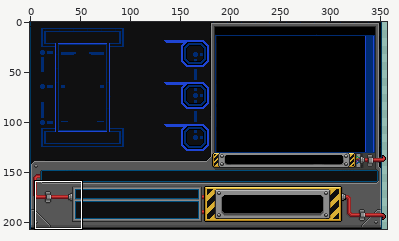
Sprite sheet -- interface/scripted/NpcMenu/panel/body_altered.png. The picture above shows the old version from afar; the outline marks the close-up.
Close-up. Before the commit:
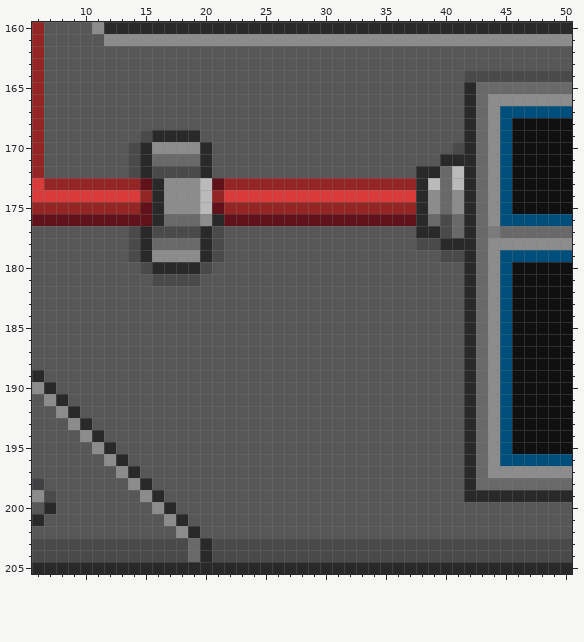
The file is 357x207 pixels. Colours within 5 levels of each other are drawn and written as one. Shown: x 6..50, y 160..205.
The result:
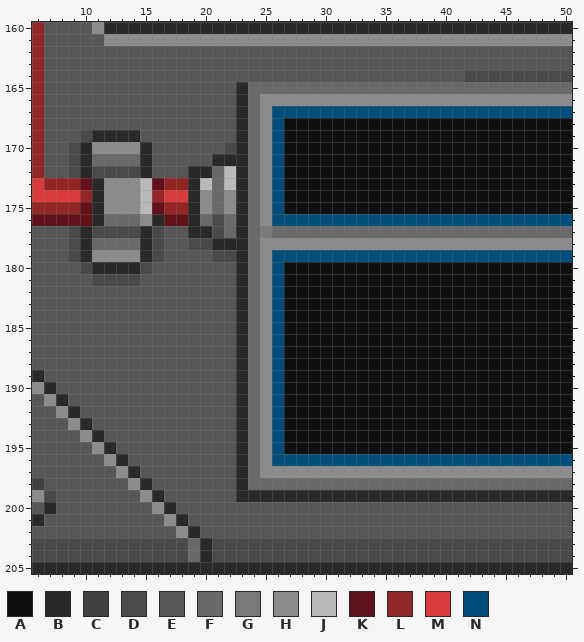
Palette (. is transparent): A #101011  B #292929  C #414143  D #4a4a4a  E #575757  F #696969  G #7b7b7b  H #8c8c8c  J #bababa  K #601119  L #932625  M #d93a3a  N #004e7c
Change:
y 165: x 23..42 EEEEEEEEEEEEEEEEEEEB -> BFFFFFFFFFFFFFFFFFFF
y 166: x 23..43 EEEEEEEEEEEEEEEEEEEBF -> BFHHHHHHHHHHHHHHHHHHH
y 167: x 23..44 EEEEEEEEEEEEEEEEEEEBFH -> BFHNNNNNNNNNNNNNNNNNNN
y 168: x 23..45 EEEEEEEEEEEEEEEEEEEBFHN -> BFHNAAAAAAAAAAAAAAAAAAA
y 169: x 10..19 EEEEEDBBBB -> DBBBBEEEEE; x 23..45 EEEEEEEEEEEEEEEEEEEBFHN -> BFHNAAAAAAAAAAAAAAAAAAA
y 170: x 9..14 EEEEED -> DBHHHH; x 16..20 HHHHB -> EEEEE; x 22..45 EEEEEEEEEEEEEEEEEEEDBFHN -> DBFHNAAAAAAAAAAAAAAAAAAA
y 171: x 9..14 EEEEED -> DBFFFF; x 16..45 FFFFBEEEEEEEEEEEEEEEEEEEBBBFHN -> EEEEEBBBFHNAAAAAAAAAAAAAAAAAAA
y 172: x 9..13 EEEEE -> DBDDD; x 16..19 DDDD -> EEEB; x 21..45 EEEEEEEEEEEEEEEEEBBFJBFHN -> FJBFHNAAAAAAAAAAAAAAAAAAA
y 173: x 10..19 LLLLLKBHHH -> KBHHHJKLLB; x 21..45 KLLLLLLLLLLLLLLLLBJFJBFHN -> FJBFHNAAAAAAAAAAAAAAAAAAA
y 174: x 10..45 MMMMMLBHHHJLMMMMMMMMMMMMMMMMBHFHBFHN -> LBHHHJLMMBHFHBFHNAAAAAAAAAAAAAAAAAAA
y 175: x 10..45 LLLLLKBHHHJKLLLLLLLLLLLLLLLLBHFHBFHN -> KBHHHJKLLBHFHBFHNAAAAAAAAAAAAAAAAAAA
y 176: x 11..15 KKKKK -> BFFFH; x 17..44 FFFHBKKKKKKKKKKKKKKKKBFDFBFH -> KKBFDFBFHNNNNNNNNNNNNNNNNNNN
y 177: x 9..13 EEEEE -> DBDDD; x 17..19 DDD -> EEB; x 22..40 EEEEEEEEEEEEEEEEBBD -> FBFGFFFFFFFFFFFFFFF; x 42 B -> F; x 44 G -> F
y 178: x 9..14 EEEEED -> DBFFFF; x 16..43 FFFFBDEEEEEEEEEEEEEEEEDDBBBF -> DEEDDBBBFHHHHHHHHHHHHHHHHHHH
y 179: x 9..14 EEEEED -> DBHHHH; x 16..20 HHHHB -> DEEEE; x 22..44 EEEEEEEEEEEEEEEEEEDDBFH -> DBFHNNNNNNNNNNNNNNNNNNN
y 180: x 10..14 EEEEE -> DBBBB; x 16..20 BBBBD -> EEEEE; x 23..45 EEEEEEEEEEEEEEEEEEEBFHN -> BFHNAAAAAAAAAAAAAAAAAAA
y 181: x 11..14 EEEE -> DDDD; x 16..19 DDDD -> EEEE; x 23..45 EEEEEEEEEEEEEEEEEEEBFHN -> BFHNAAAAAAAAAAAAAAAAAAA
y 182..195: x 23..45 EEEEEEEEEEEEEEEEEEEBFHN -> BFHNAAAAAAAAAAAAAAAAAAA
y 196: x 23..44 EEEEEEEEEEEEEEEEEEEBFH -> BFHNNNNNNNNNNNNNNNNNNN
y 197: x 23..43 EEEEEEEEEEEEEEEEEEEBF -> BFHHHHHHHHHHHHHHHHHHH
y 198: x 23..42 EEEEEEEEEEEEEEEEEEEB -> BFFFFFFFFFFFFFFFFFFF
y 199: x 23..41 EEEEEEEEEEEEEEEEEEE -> BBBBBBBBBBBBBBBBBBB
Changed places in both close-ups, as pixel boxes (x1, y1, x2, y2):
changed: (68, 82, 512, 502)
